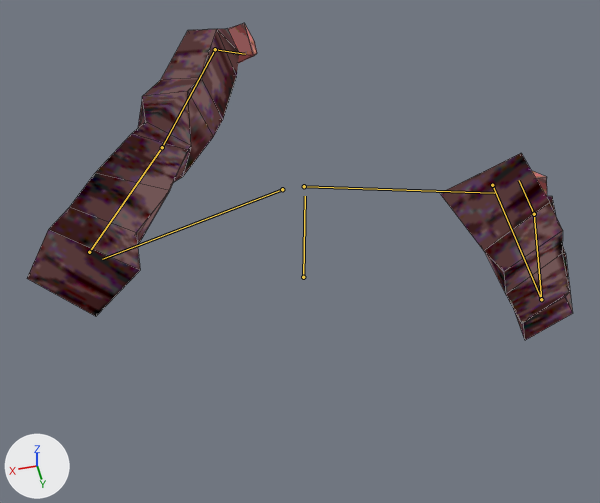
The Blender file meshes/entities/player_models/male_arms_model/male_arms_model.blend, before and after one commit.
One viewpoint serves both versions: a 50 mm lens placed at (0.229, 0.934, 1.228), pointed at (-0.034, -0.165, 0.044). Lighting does not change. The marker at lower left points along +X, +Y and +Z. Both versions are drawn at frame 17 of the action 'left_hand_grab'; the numbers are the values there. The bones that bend it are drawn over the model as lines. Mesh edges are drawn as thin lines.
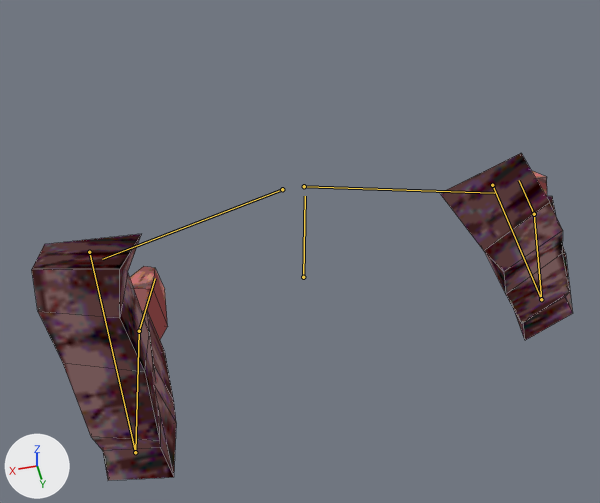
Where the change shows, as pixel boxes (x1, y1, x2, y2) in the pictures (600 x 503 px):
'Cube.001', posed: before (27, 23, 573, 340); after (32, 153, 573, 480)
bone 'upper_arm.L', root to tip: before (89, 252) to (162, 147); after (89, 252) to (135, 452)
bone 'lowerarm.L', root to tip: before (162, 147) to (215, 49); after (135, 452) to (139, 331)
bone 'hand.L', root to tip: before (215, 49) to (245, 54); after (139, 331) to (155, 278)

The change in detail:
Bone 'upper_arm.L' (bone_upper_arm_l) turns from (96, 29, 6) to (-30, 7, -29) degrees about its own x, y and z.
Bone 'lowerarm.L' (bone_lowerarm_l) turns from (26, -42, -11) to (111, 10, -4) degrees about its own x, y and z.
Bone 'hand.L' (bone_hand_l) turns from (29, 54, 66) to (0, 0, 0) degrees about its own x, y and z.
